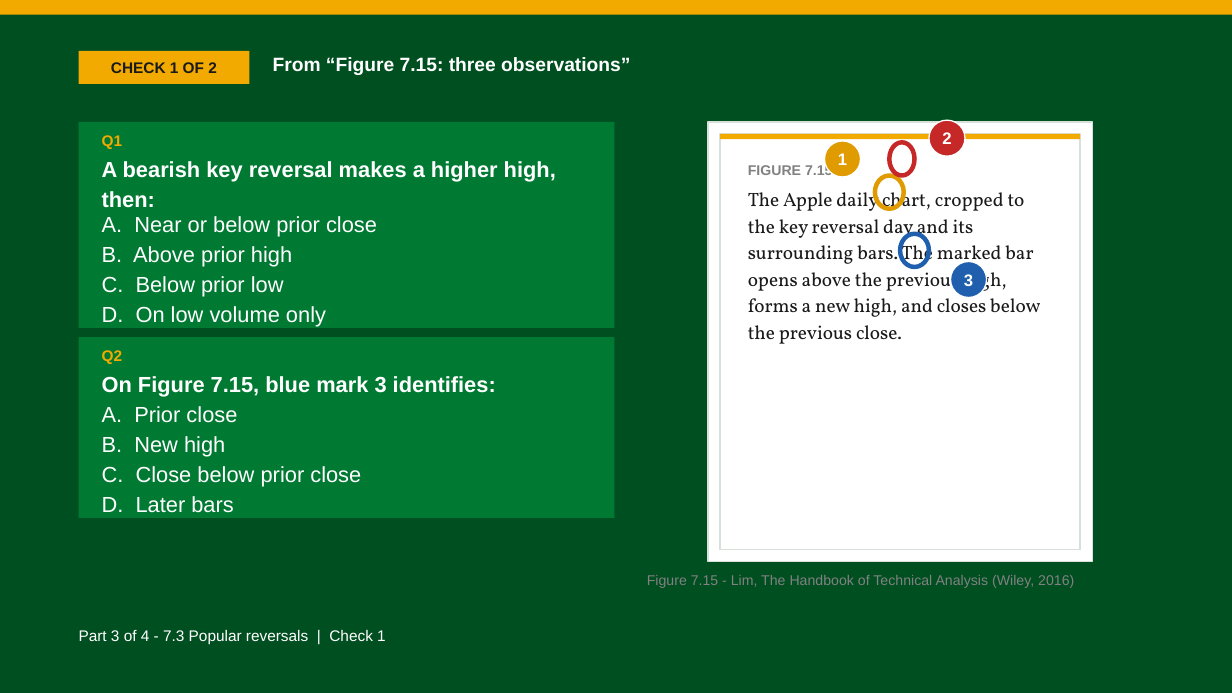
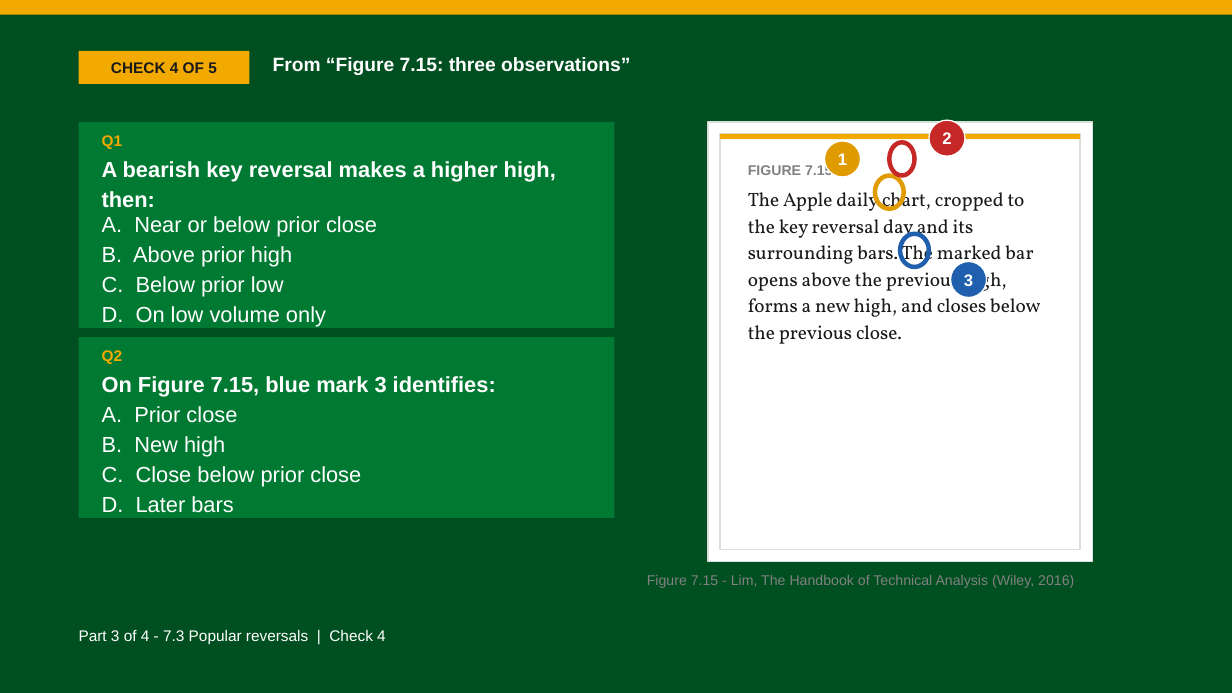
Before and after one commit to benjiesotelo-sudo/Telos_FIN1209, a slide deck: slide 24 of chapter-07/FIN1209-Chapter-07.pptx (slide 11 before the commit). Drawn at 1232x693 pixels with LibreOffice and Linux fonts; fonts in the diff are those of the drawing. Boxes give left, top, right and bottom in pixels: in the first picture for what was removed or moved away, otherwise in the second. Text is boxed around its words. In the diff, an @@ line names an element or a change of style, - is before the commit and + after.

Commit message:
Build Chapter 7 Part 1 price bar slides (#36)
* Build Chapter 7 Part 1 price bar slides

* Fix Chapter 7 Part 1 reader findings

* Fix Chapter 7 second reader findings

* Fix Chapter 7 third reader findings

* Define trend sentiment before use

* Improve sentiment table and worked read

* Tighten Chapter 7 chart marks

* Fix final Chapter 7 chart marks

```diff
--- a/chapter-07/FIN1209-Chapter-07.pptx
+++ b/chapter-07/FIN1209-Chapter-07.pptx
@@ text in rectangle at bbox=[111, 62, 217, 73]: text changed @@
-CHECK 1 OF 2
+CHECK 4 OF 5
@@ text at bbox=[79, 630, 386, 645]: text changed @@
-Part 3 of 4 - 7.3 Popular reversals | Check 1
+Part 3 of 4 - 7.3 Popular reversals | Check 4
```
Also in this commit, not shown: 5 other slides changed, 17 slides added, 5 slides removed, 3 other files.
